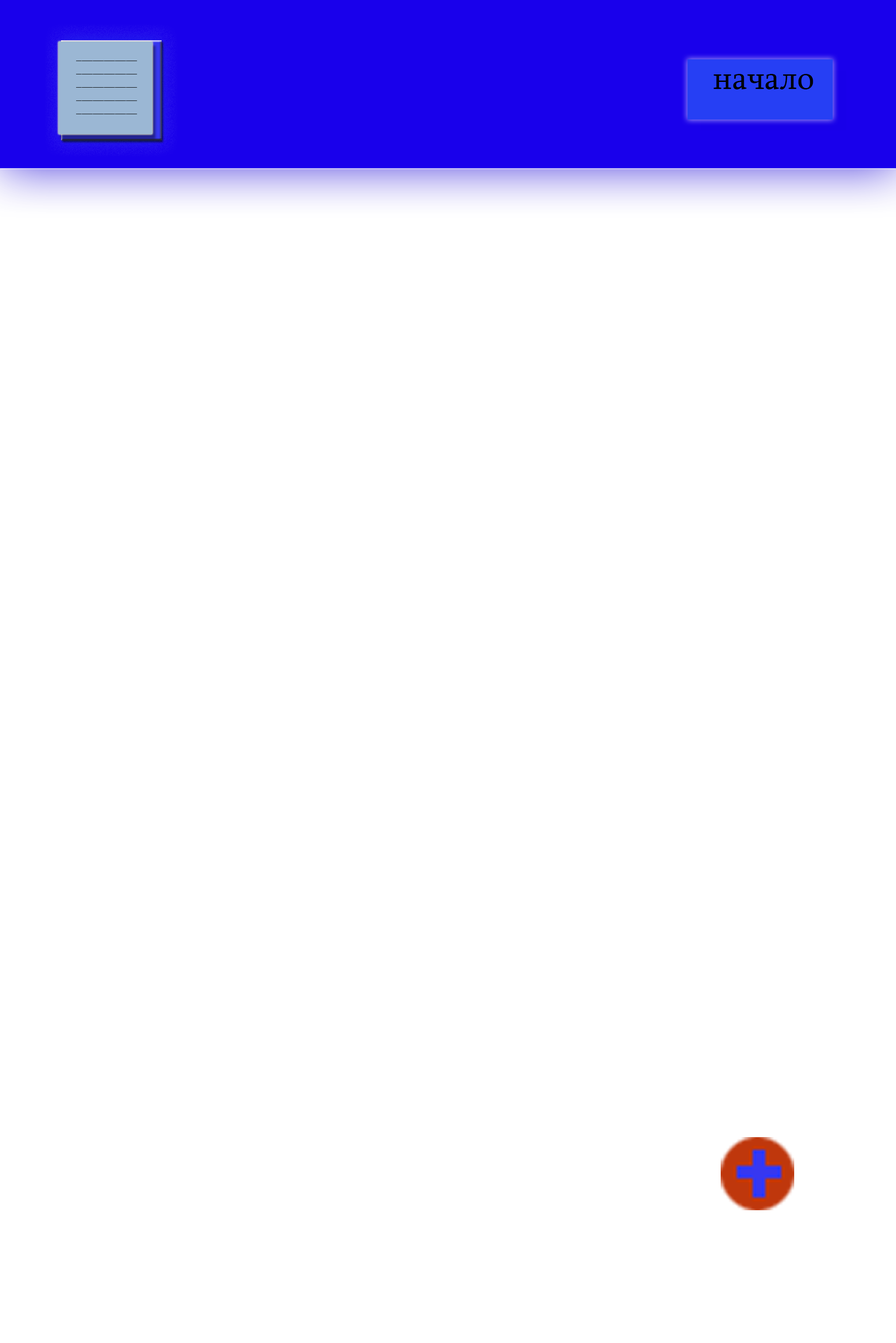
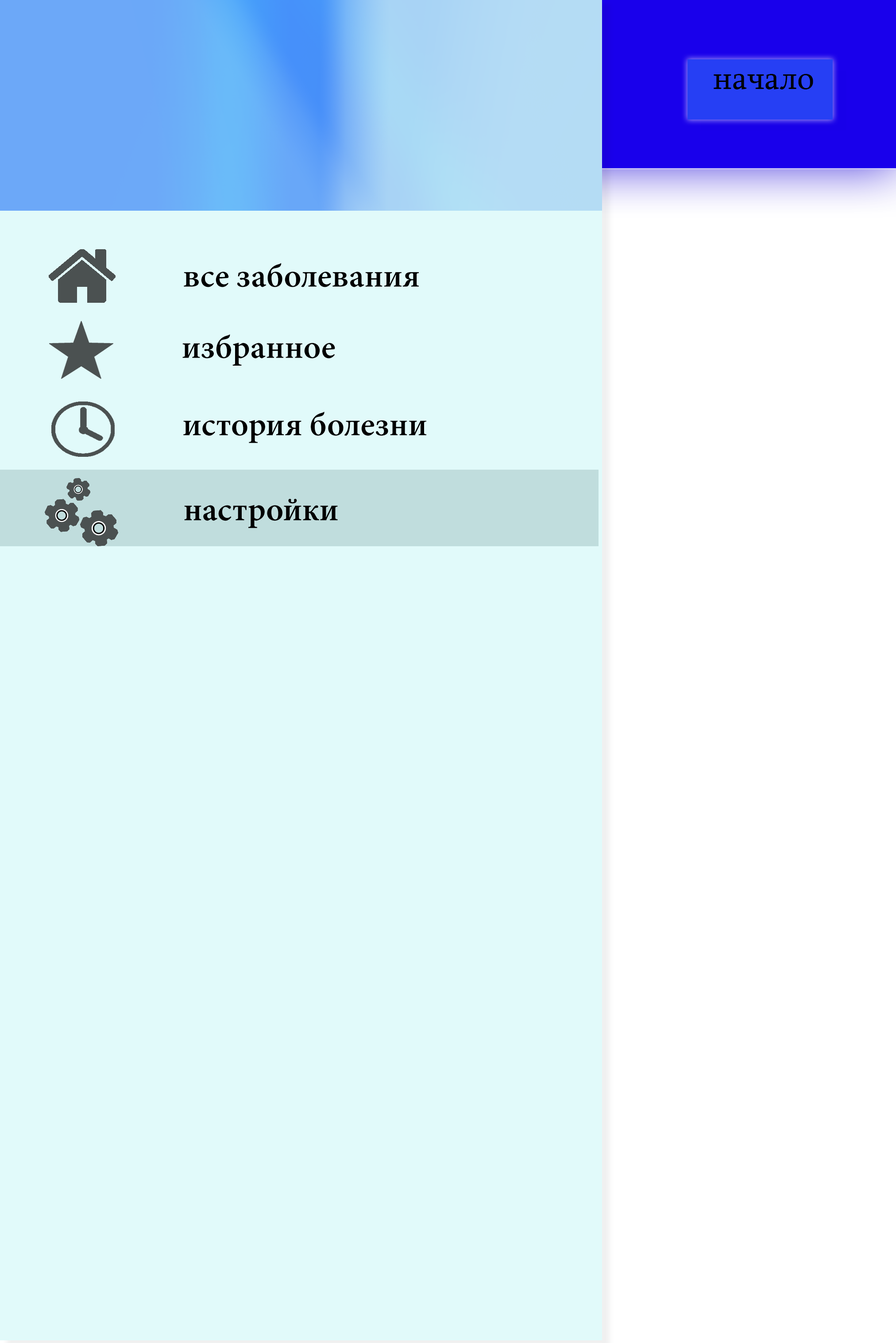
Layer changes from the first 896x1343 image to the second:
added layer "настройки" above "512px-Home_font_awesome.svg" over (184, 498, 338, 529)
added layer "512px-Home_font_awesome.svg" above "clock-308938_960_720" over (48, 249, 116, 303)
added layer "clock-308938_960_720" above "история болезни" over (51, 401, 115, 457)
added layer "история болезни" above "все заболевания" over (183, 411, 427, 444)
added layer "все заболевания" above "configuracoes-de-tres-engrenagens-simbolo-de-interface_318-56650" over (183, 262, 419, 288)
added layer "configuracoes-de-tres-engrenagens-simbolo-de-interface_318-56650" above "Crescent_Cutie_Mark" over (44, 478, 119, 547)
added layer "Crescent_Cutie_Mark" above "избранное" over (49, 320, 114, 379)
added layer "избранное" above "шляпка" over (182, 334, 336, 366)
added layer "шляпка" above "окнооткрытия" over (0, 0, 603, 211)
added layer "окнооткрытия" above "Слой 8" over (0, 0, 603, 1341)
painted on "Слой 8" over (70, 55, 795, 1211)
hid "___________ ___________ ___________ ___________ ___________" over (44, 23, 178, 157)
